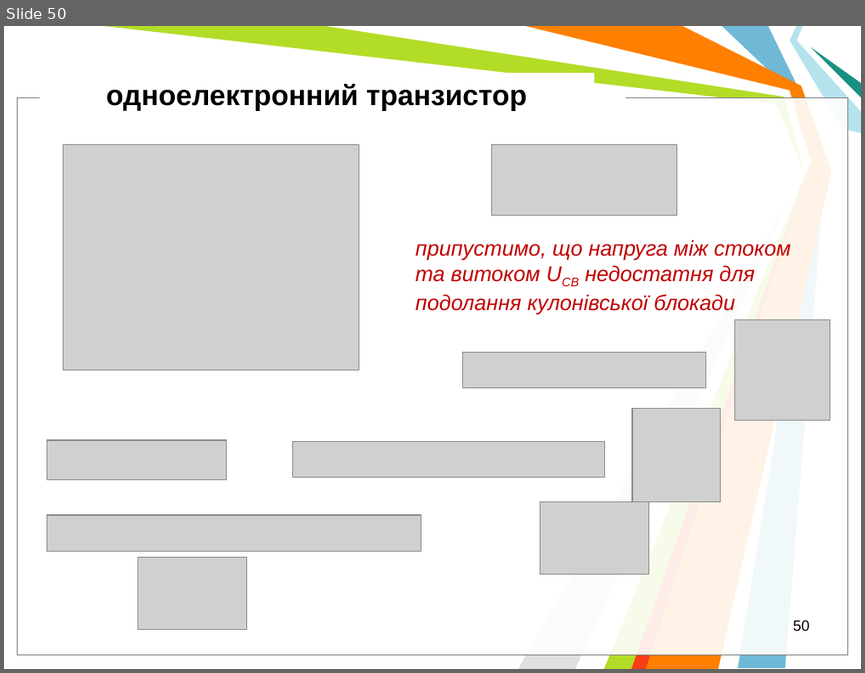
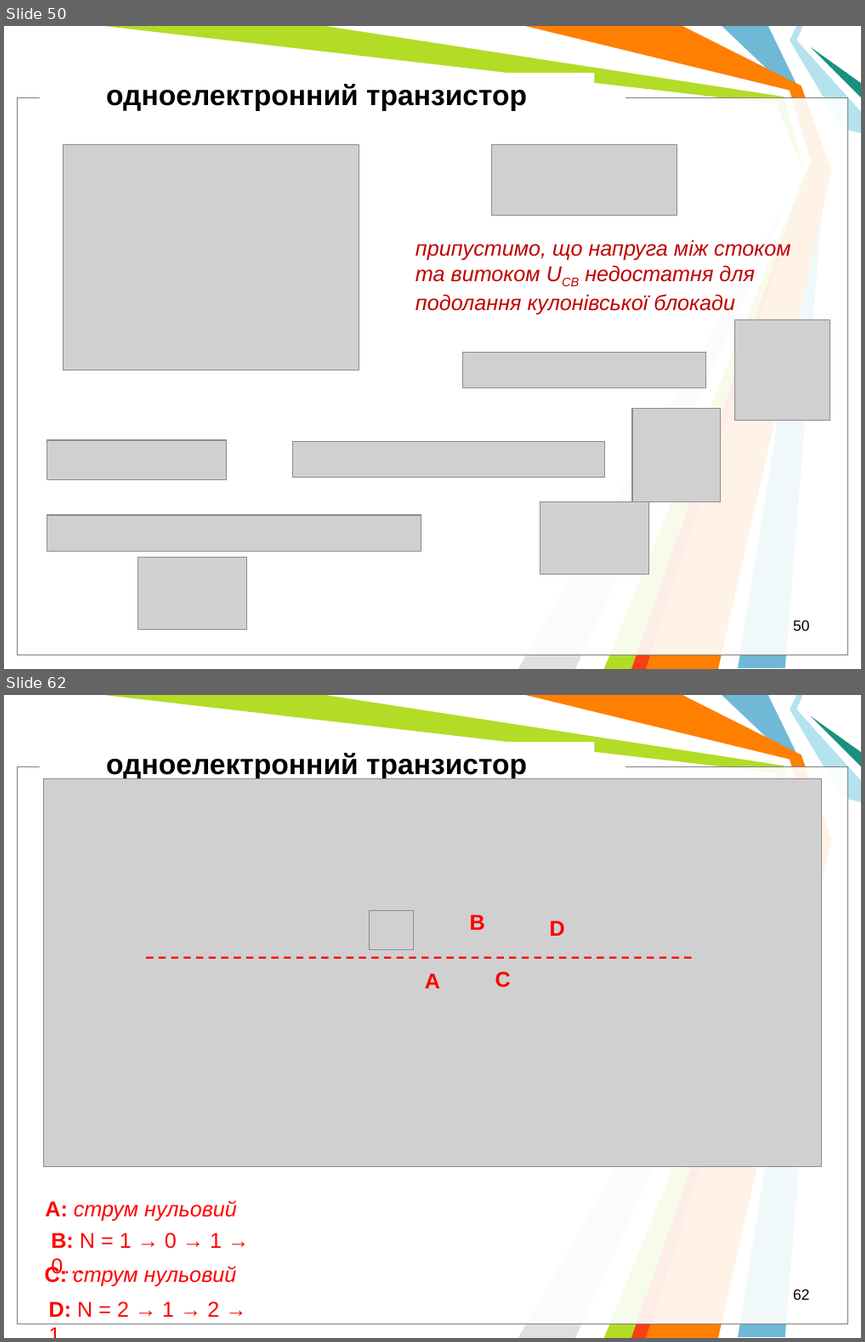
Before and after one commit to l432/NMK, a slide deck: Lecture/Nanoelectronika/Present/NanoelectronV2.ppt. Shown one above the other, each under a label of ours: slide 50 before the commit, slides 50 and 62 after it; the slides between them are not shown. The pictures are 865x673 and 865x1342 pixels, drawn with LibreOffice and Linux fonts; fonts in the diff are those of the drawing; grey boxes stand for pictures; background and template pictures are left out. Boxes give left, top, right and bottom in pixels: in the first picture for what was removed or moved away, otherwise in the second. Text is boxed around its words. In the diff, an @@ line names an element or a change of style, - is before the commit and + after.

```diff
--- a/Lecture/Nanoelectronika/Present/NanoelectronV2.ppt
+++ b/Lecture/Nanoelectronika/Present/NanoelectronV2.ppt
@@ slide 62 added at [4,695,861,1338], background #FFFFFF; not listed: 11 template elements that a slide beside it also shows @@
@@ text added at [106,753,527,780], 24 pt, text #000000, bold @@
+одноелектронний транзистор
@@ picture added at [43,778,821,1166] @@
@@ picture added at [369,911,413,949] @@
@@ text added at [470,914,485,930], 18 pt, text #FF0000, bold @@
+B
@@ text added at [550,920,565,936], 18 pt, text #FF0000, bold @@
+D
@@ line added from (146, 957) to (694, 957), #FF0000 1.5 pt dashed @@
@@ text added at [425,973,440,988], 18 pt, text #FF0000, bold @@
+A
@@ text added at [495,971,511,987], 18 pt, text #FF0000, bold @@
+C
@@ text added at [45,1200,237,1221], 18 pt, text #FF0000, italic @@
+A: струм нульовий
@@ text added at [51,1232,222,1278], 18 pt, text #FF0000 @@
+B: N = 1 → 0 → 1 → 0…
@@ text added at [45,1265,237,1287], 18 pt, text #FF0000, italic @@
+С: струм нульовий
@@ text added at [49,1301,219,1316], 18 pt, text #FF0000 @@
+D: N = 2 → 1 → 2 → 1…
@@ page number added at [793,1288,809,1299], 12.5 pt, text #000000 @@
+62
```
Also in this commit, not shown: 5 slides changed, 10 other slides added, 3 other files.
